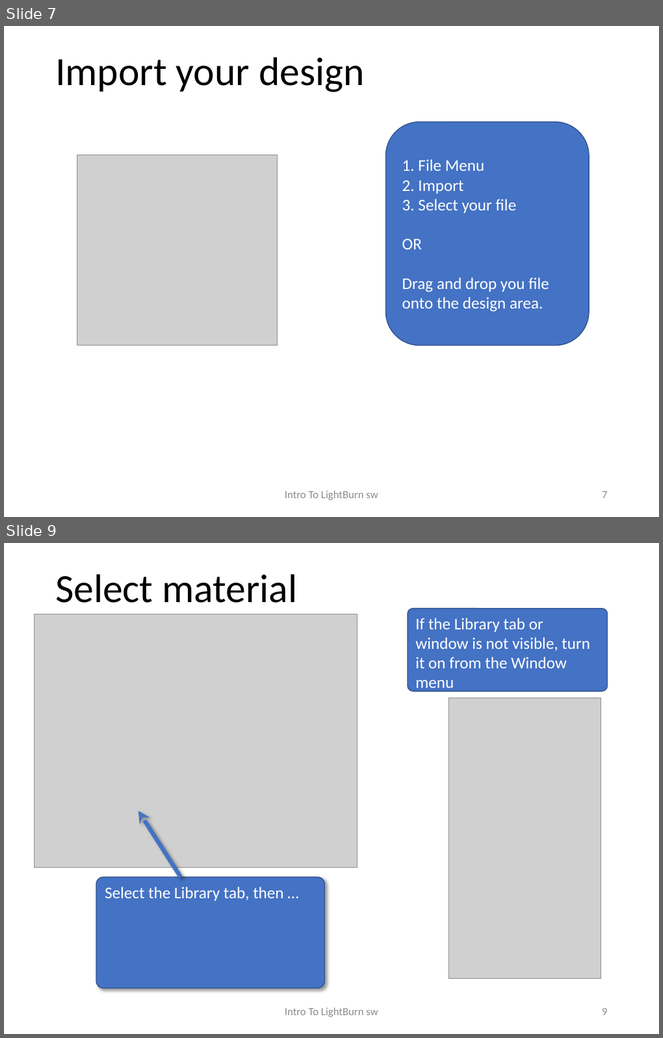
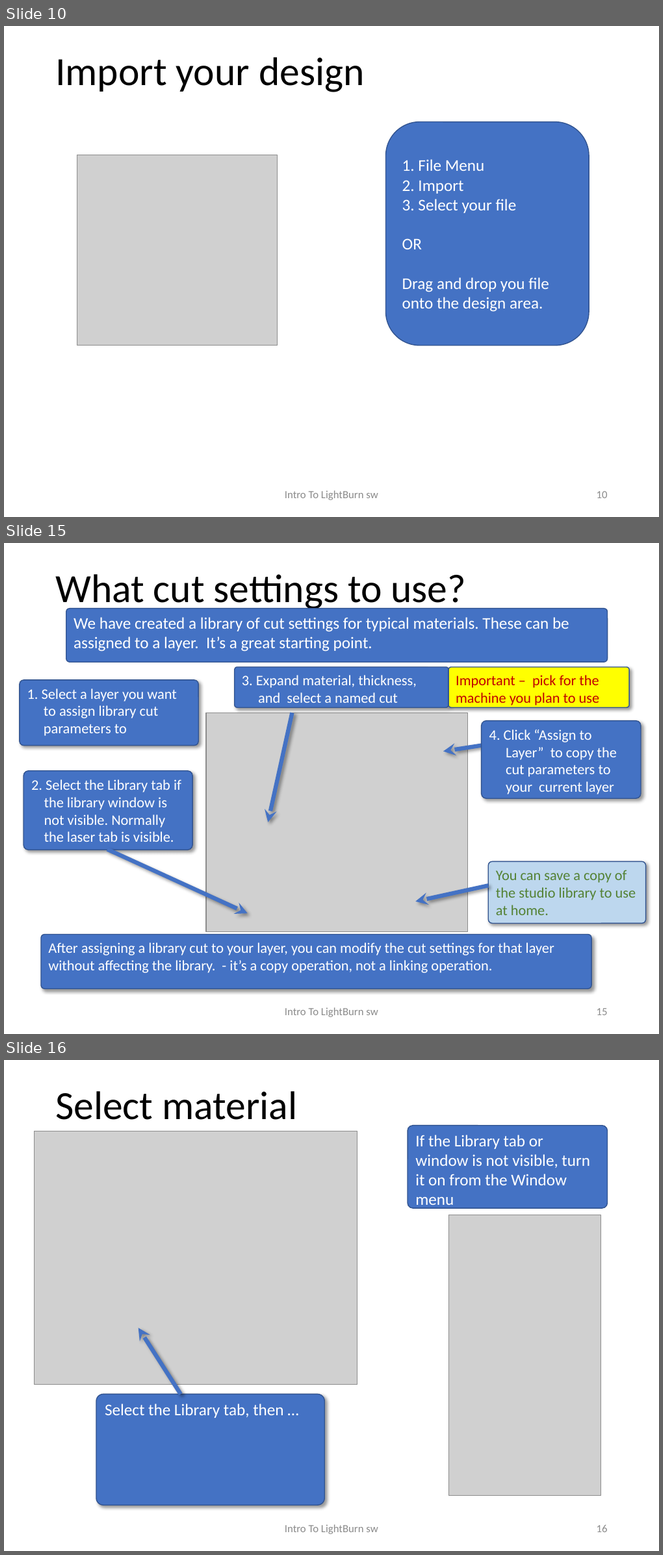
Before and after one commit to BainbridgeArtisanResourceNetwork/ETA-Documents, a slide deck: Intro to LightBurn.pptx. Shown one above the other, each under a label of ours: slides 7 and 9 before the commit, slides 10, 15 and 16 after it; the slides between them are not shown. The pictures are 663x1038 and 663x1555 pixels, drawn with LibreOffice and Linux fonts; fonts in the diff are those of the drawing; grey boxes stand for pictures. Boxes give left, top, right and bottom in pixels: in the first picture for what was removed or moved away, otherwise in the second. Text is boxed around its words. In the diff, an @@ line names an element or a change of style, - is before the commit and + after.

```diff
--- a/Intro to LightBurn.pptx
+++ b/Intro to LightBurn.pptx
@@ slide 15 added at (x1=4, y1=543, x2=659, y2=1034), background #FFFFFF @@
@@ title added at (x1=55, y1=574, x2=467, y2=612), 44 pt, text #000000 @@
+What cut settings to use?
@@ rounded rectangle added at (x1=66, y1=609, x2=607, y2=662), fill #4472C4, outline #325491 1 pt, 18 pt, text #FFFFFF @@
+We have created a library of cut settings for typical materials. These can be assigned to a layer. It’s a great starting point.
@@ rounded rectangle added at (x1=235, y1=668, x2=449, y2=708), fill #4472C4, outline #325491 1 pt, 16 pt, text #FFFFFF @@
+3. Expand material, thickness, and select a named cut
@@ rounded rectangle added at (x1=449, y1=668, x2=630, y2=708), fill #FFFF00, outline #325491 1 pt, 16 pt, text #C00000 @@
+Important – pick for the machine you plan to use
@@ rounded rectangle added at (x1=20, y1=680, x2=198, y2=745), fill #4472C4, outline #325491 1 pt, 16 pt, text #FFFFFF @@
+1. Select a layer you want to assign library cut parameters to
@@ picture added at (x1=206, y1=713, x2=468, y2=932) @@
@@ arrow added from (293, 713) to (268, 822), #4472C4 4.5 pt @@
@@ rounded rectangle added at (x1=482, y1=721, x2=641, y2=799), fill #4472C4, outline #325491 1 pt, 16 pt, text #FFFFFF @@
+4. Click “Assign to Layer” to copy the cut parameters to your current layer
@@ arrow added from (482, 745) to (443, 752), #4472C4 4.5 pt @@
@@ rounded rectangle added at (x1=24, y1=771, x2=192, y2=850), fill #4472C4, outline #325491 1 pt, 16 pt, text #FFFFFF @@
+2. Select the Library tab if the library window is not visible. Normally the laser tab is visible.
@@ arrow added from (107, 850) to (248, 914), #4472C4 4.5 pt @@
@@ rounded rectangle added at (x1=488, y1=861, x2=646, y2=923), fill #BDD7EE, outline #325491 1 pt, 16 pt, text #548235 @@
+You can save a copy of the studio library to use at home.
@@ arrow added from (488, 886) to (415, 901), #4472C4 4.5 pt @@
@@ rounded rectangle added at (x1=41, y1=935, x2=592, y2=989), fill #4472C4, outline #325491 1 pt, 16 pt, text #FFFFFF @@
+After assigning a library cut to your layer, you can modify the cut settings for that layer without affecting the library. - it’s a copy operation, not a linking operation.
@@ text added at (x1=285, y1=1008, x2=378, y2=1017), 12 pt, text #8C8C8C @@
+Intro To LightBurn sw
@@ page number added at (x1=597, y1=1008, x2=608, y2=1016), 12 pt, text #8C8C8C @@
+15
@@ what was slide 7 is now slide 10 @@
@@ page number at (x1=597, y1=491, x2=608, y2=499): text changed @@
-7
+10
@@ what was slide 9 is now slide 16 @@
@@ page number at (x1=597, y1=1525, x2=608, y2=1533): text changed @@
-9
+16
```
Also in this commit, not shown: 3 slides changed, 6 other slides added, 1 slide removed, 1 other file.
